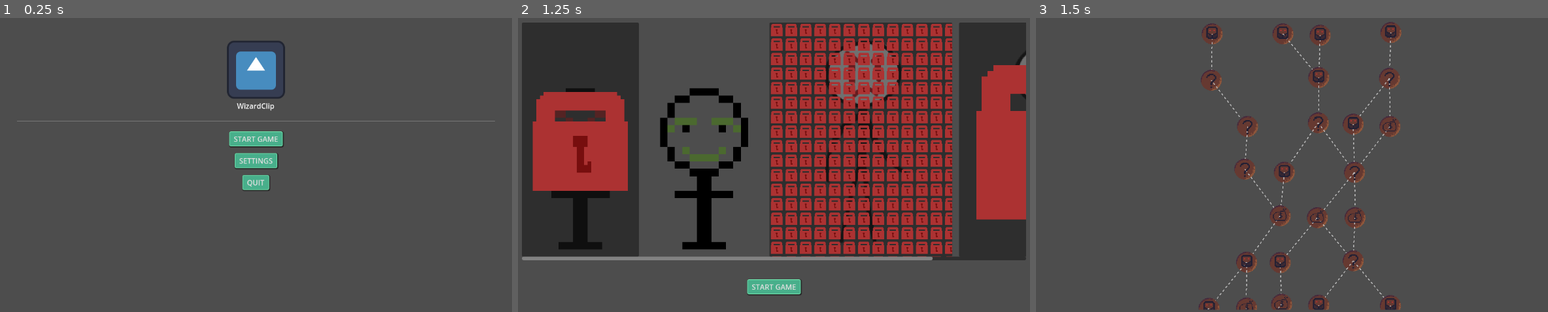
Above: before the commit, frames 1-3 (left to right).
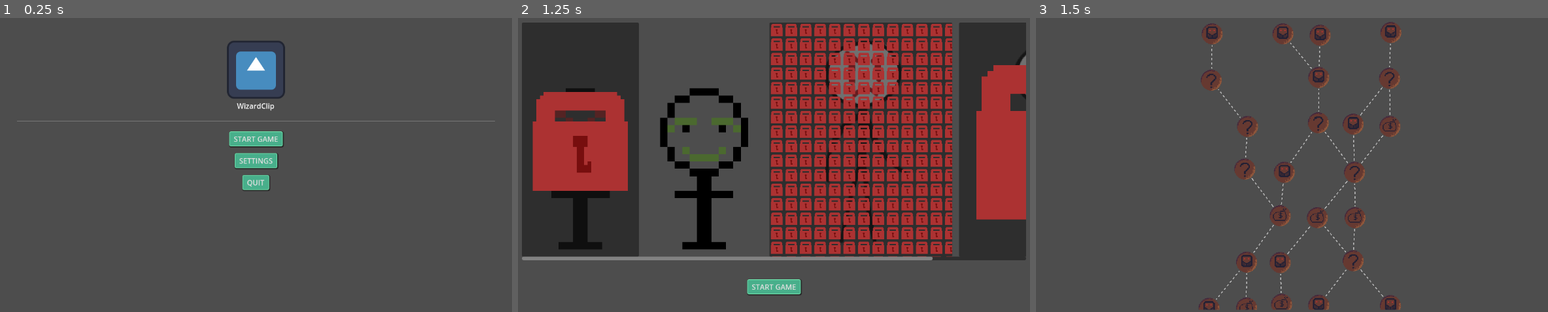
Above: after the commit, the same moments.

Repository: byKrem/WizardClip
Game: Godot game, scene res://Scenes/GameScreens/main_menu.tscn
Two runs of this game, one before a commit and one after it. Both use one fixed random seed, a clock stepped at 60 frames per second and the inputs below. The engine's default icon, where the game draws it, is replaced by a stand-in: a white triangle on a blue panel in a dark square.
Inputs:
- Up to frame 1 (0.25 s): no input
- Up to frame 2 (1.25 s): click "START GAME" at 0.5 s
- Up to frame 3 (1.5 s): click "START GAME" at 1.25 s

Frames 1-2 are identical in both runs. In frame 3, 0.7% of the frame differs, in the area x 33-70%, y 4-100%.

Commit message:
Added offset for line

Diff:
--- a/Scenes/UI/map_node.gd
+++ b/Scenes/UI/map_node.gd
@@ -59,8 +59,9 @@
 		var line = self.position.distance_to(next_node.position)
 		line = line * self.position.direction_to(next_node.position)
 		line += next_node.size/2
+		var line_pos_offset = self.position.direction_to(next_node.position) * self.size/2
 		var color = Color.GRAY
-		draw_dashed_line(self.size/2, line, color, 2, 5, true)
+		draw_dashed_line(self.size/2 + line_pos_offset, line - line_pos_offset, color, 2, 5, true)
 
 func _to_string() -> String:
 	return str(type)[0]
